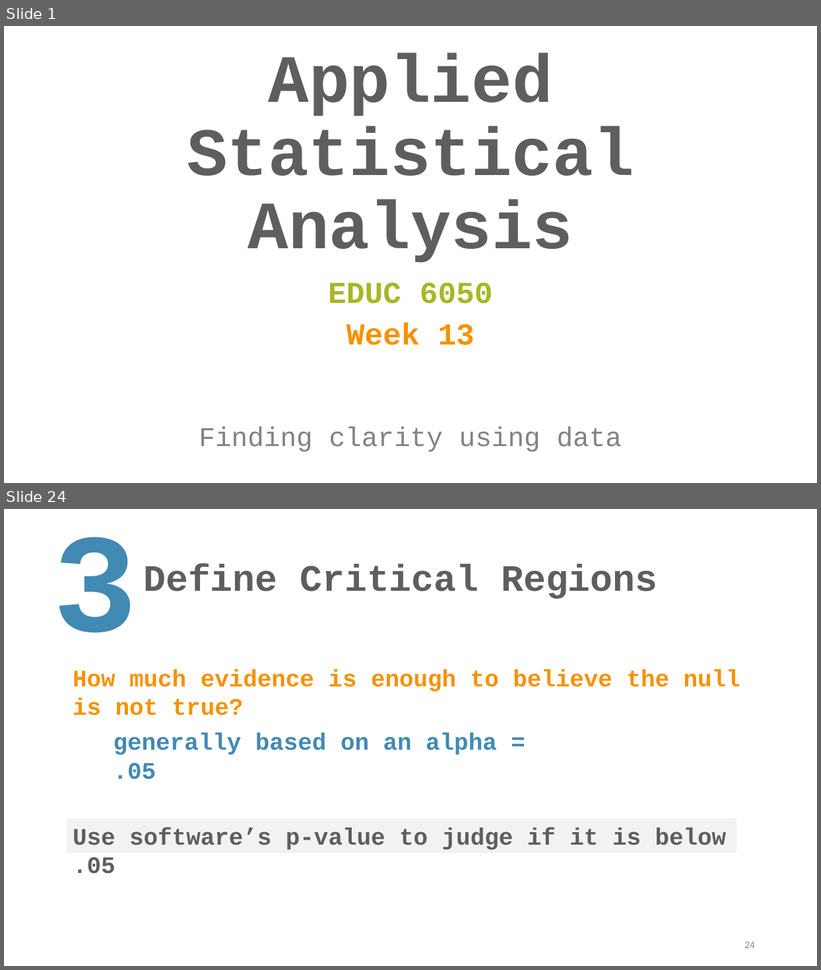
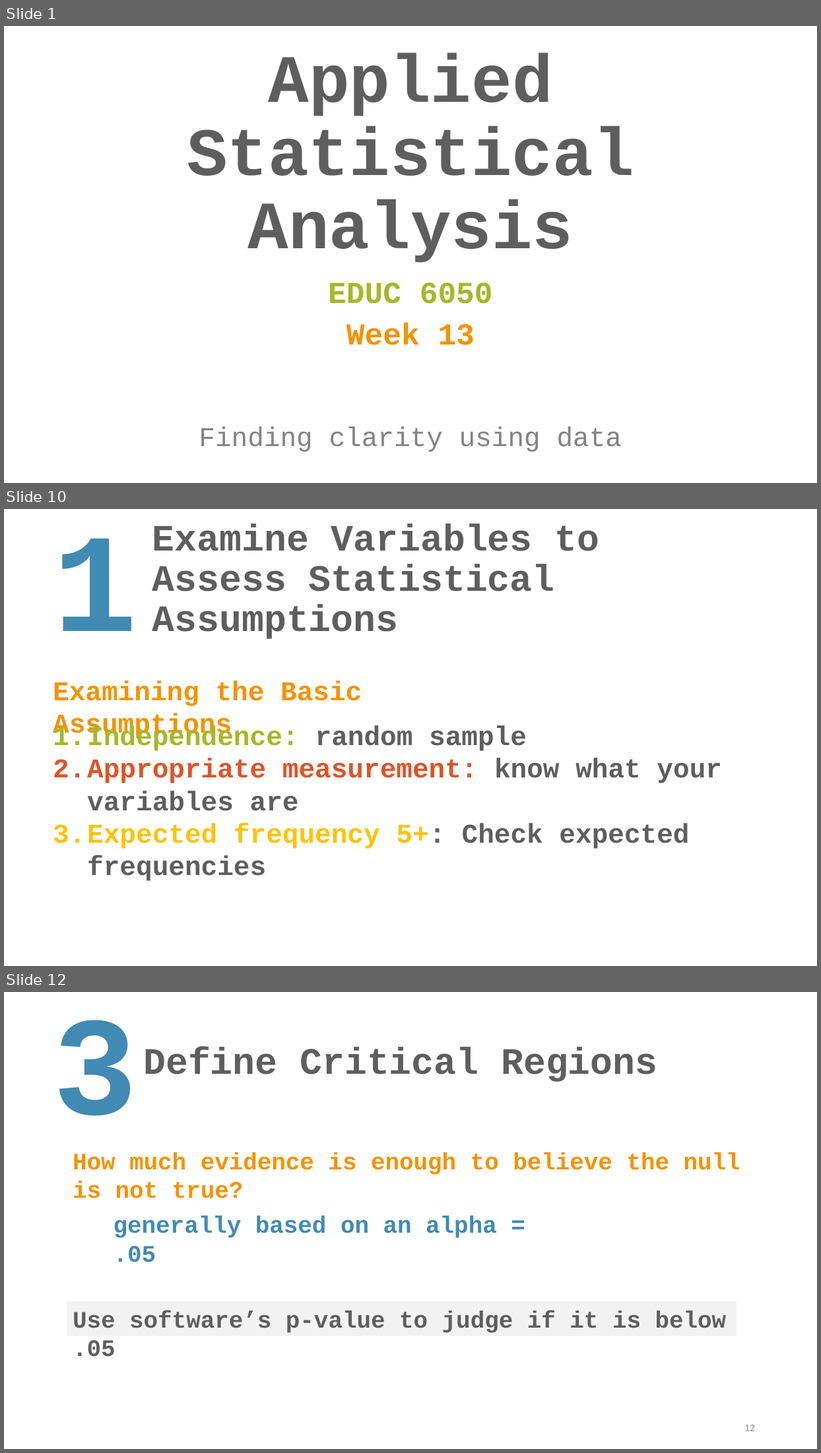
Before and after one commit to TysonStanley/EDU-6050, a slide deck: Slides/13_EDUC_6050_2018.pptx. Shown one above the other, each under a label of ours: slides 1 and 24 before the commit, slides 1, 10 and 12 after it; the slides between them are not shown. The pictures are 821x970 and 821x1453 pixels, drawn with LibreOffice and Linux fonts; fonts in the diff are those of the drawing. Boxes give left, top, right and bottom in pixels: in the first picture for what was removed or moved away, otherwise in the second. Text is boxed around its words. In the diff, an @@ line names an element or a change of style, - is before the commit and + after.

```diff
--- a/Slides/13_EDUC_6050_2018.pptx
+++ b/Slides/13_EDUC_6050_2018.pptx
@@ slide 10 added at bbox=[4, 509, 817, 966], background #FFFFFF @@
@@ title added at bbox=[152, 524, 600, 639], 44 pt, text #5E5E5E, bold @@
+Examine Variables to Assess Statistical Assumptions
@@ text added at bbox=[53, 538, 137, 631], 166 pt, text #418AB3, bold @@
+1
@@ text added at bbox=[53, 681, 362, 740], 32 pt, text #F69200, bold @@
+Examining the Basic Assumptions
@@ text added at bbox=[53, 725, 722, 881], 32 pt, text #5E5E5E, bold @@
+1. Independence: random sample
+2. Appropriate measurement: know what your variables are
+3. Expected frequency 5+: Check expected frequencies
@@ what was slide 24 is now slide 12 @@
@@ page number at bbox=[745, 1425, 755, 1432]: text changed @@
-24
+12
```
Also in this commit, not shown: 3 slides changed, 13 other slides added, 3 other files.
